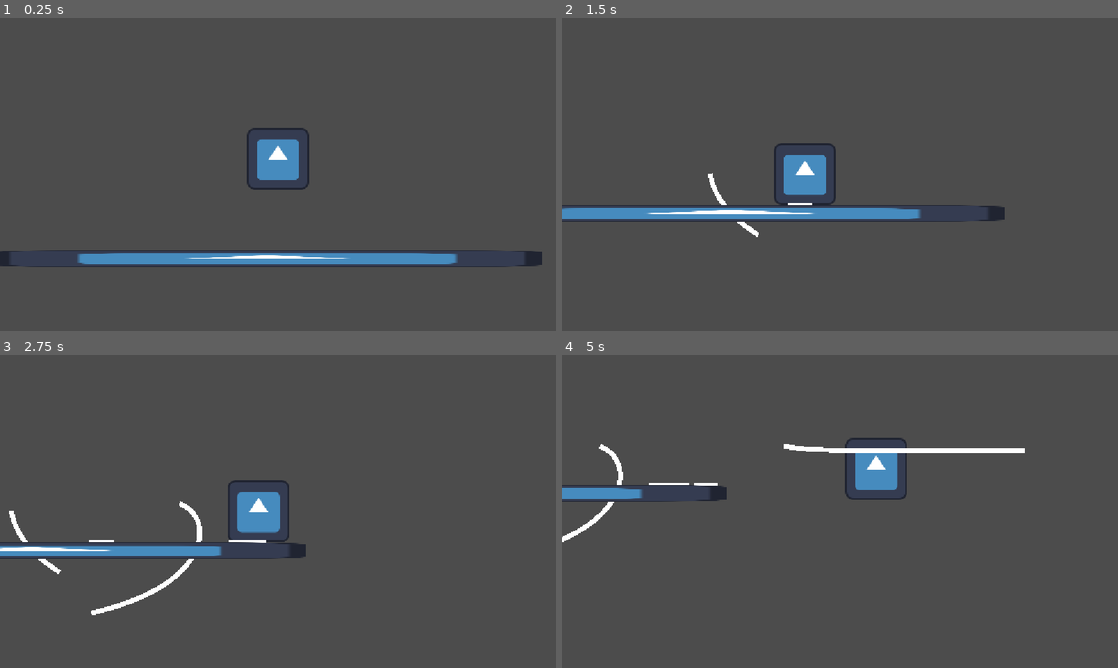
Above: before the commit, frames 1-4 (two rows, left to right).
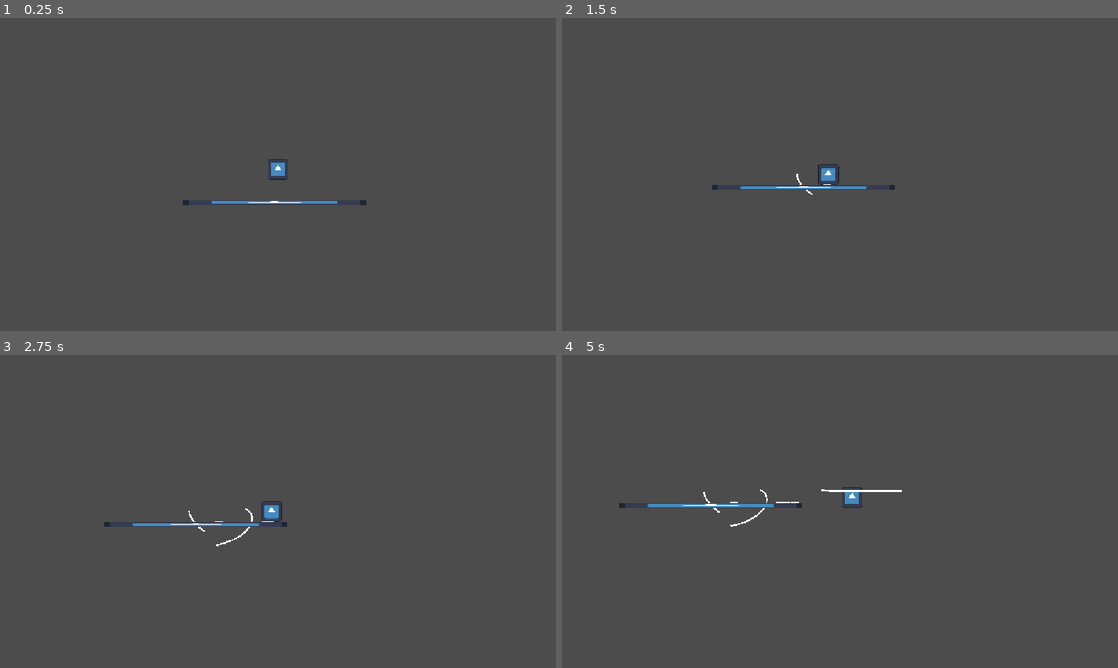
Above: after the commit, the same moments.

Repository: Zepeacedust/snow-game
Game: Godot game, scene res://TestingPlayground.tscn
Same seed, same stepped clock (60 frames per second), same inputs: the game is played once before the commit and once after it. The engine's default icon, where the game draws it, is replaced by a stand-in: a white triangle on a blue panel in a dark square.
Inputs:
- Up to frame 1 (0.25 s): no input
- Up to frame 2 (1.5 s): hold Shift (bridge) 0.53-1.28 s; hold Right (right) from 0.53 s (still down); tap Space (jump) at 0.77 s; tap Shift (bridge) at 1.35 s
- Up to frame 3 (2.75 s): tap Space (jump) at 1.52 s; release Right (right) at 2.03 s; hold Left (left) from 2.03 s (still down); hold Shift (bridge) from 2.03 s (still down)
- Up to frame 4 (5 s): release Left (left) at 2.78 s; release Shift (bridge) at 2.78 s; hold Right (right) 2.78-4.28 s; tap Shift (bridge) at 2.85, 4.35 s; tap Space (jump) at 3.02, 3.77, 4.52 s; hold Shift (bridge) 3.53-4.28 s; hold Left (left) from 4.28 s (still down)

The runs differ from the first frame. In frame 1, 4.5% of the frame differs, in the area x 0-98%, y 35-80%; in frame 2, 4.3%; in frame 3, 3.8%; in frame 4, 3.5%.

Commit message:
Export variables related to camera zoom factors

Diff:
--- a/TestingPlayground.tscn
+++ b/TestingPlayground.tscn
@@ -6,16 +6,6 @@
 
 [sub_resource type="RectangleShape2D" id="RectangleShape2D_l7ksm"]
 size = Vector2(1137, 33.5)
-
-[sub_resource type="Curve" id="Curve_h7fkj"]
-_limits = [0.0, 10.0, 0.0, 5000.0]
-_data = [Vector2(0, 0), 5.992506, 0.0025929126, 0, 0, Vector2(1375, 3.9325838), 0.002871411, 0.002871411, 0, 0, Vector2(5000, 10), 0.0017539056, 6.966294, 0, 0]
-point_count = 3
-
-[sub_resource type="Curve" id="Curve_pi7eq"]
-_limits = [0.0, 1.0, 0.0, 5000.0]
-_data = [Vector2(0, 1), 0.0, 0.0, 0, 0, Vector2(5000, 0), 0.0, 0.0, 0, 0]
-point_count = 2
 
 [node name="TestingPlayground" type="Node2D" unique_id=992583614]
 
@@ -39,5 +29,4 @@
 script = ExtResource("2_d5ghp")
 target = NodePath("../CharacterBody2D")
 SPEED = 5.0
-LEAD_CURVE = SubResource("Curve_h7fkj")
-ZOOM_CURVE = SubResource("Curve_pi7eq")
+MINIMUM_ZOOM = 3
--- a/scripts/camera_follow.gd
+++ b/scripts/camera_follow.gd
@@ -2,8 +2,9 @@
 @export var target : PhysicsBody2D
 @export var SPEED : float
 
-@export var LEAD_CURVE : Curve
-@export var ZOOM_CURVE : Curve
+@export var MINIMUM_ZOOM : int = 1
+@export var SCALE_FACTOR : float = 1.5
+
 
 # Called when the node enters the scene tree for the first time.
 func _ready() -> void:
@@ -31,9 +32,9 @@
 		if relative_offset == 0:
 			zoom = Vector2(1,1)
 			return
-		var scale : float = relative_offset * 1.5
+		var scale : float = relative_offset * SCALE_FACTOR
 		# zoom to keep in the inner
-		if scale < 1:
-			scale = 1
+		if scale < MINIMUM_ZOOM:
+			scale = MINIMUM_ZOOM
 
 		zoom = Vector2(1/scale, 1/scale)
